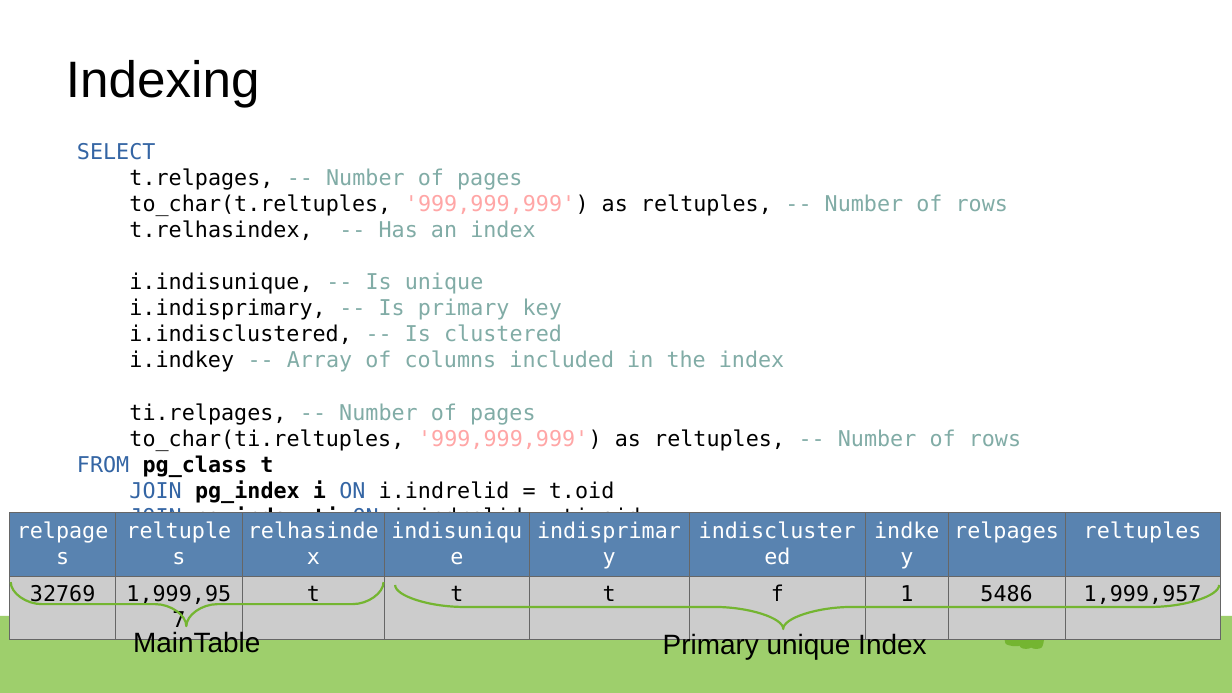
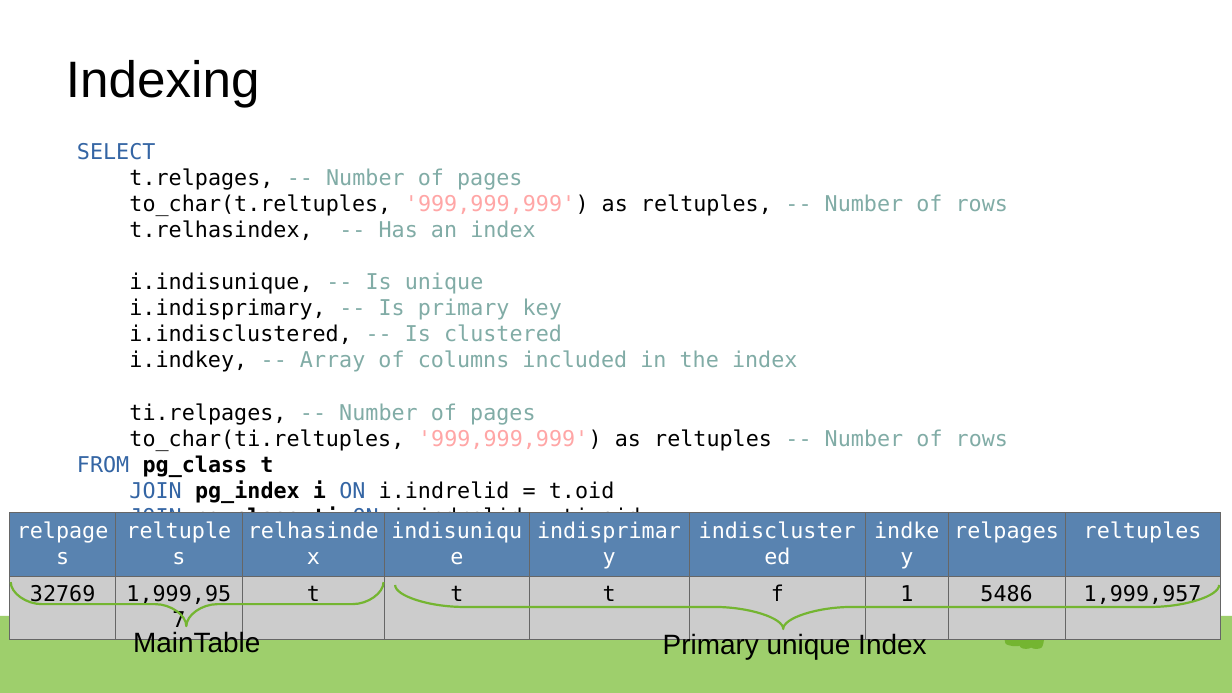
Before and after one commit to rsibanez89/postgres-indexing, a slide deck: slide 10 of Presentation.odp. Drawn at 1232x693 pixels with LibreOffice and Linux fonts; fonts in the diff are those of the drawing. Boxes give left, top, right and bottom in pixels: in the first picture for what was removed or moved away, otherwise in the second. Text is boxed around its words. In the diff, an @@ line names an element or a change of style, - is before the commit and + after.

Commit message:
Updated presentation and numbers.

```diff
--- a/Presentation.odp
+++ b/Presentation.odp
@@ text at box(129, 350, 797, 372): text changed @@
-i.indkey -- Array of columns included in the index
+i.indkey, -- Array of columns included in the index
@@ text at box(129, 429, 1008, 451): text changed @@
-to_char(ti.reltuples, '999,999,999') as reltuples, -- Number of rows
+to_char(ti.reltuples, '999,999,999') as reltuples -- Number of rows
@@ text at box(129, 506, 641, 529): text changed @@
-JOIN pg_index ti ON i.indrelid = ti.oid
+JOIN pg_class ti ON i.indrelid = ti.oid
```
Also in this commit, not shown: 3 other slides changed, 1 other file.
